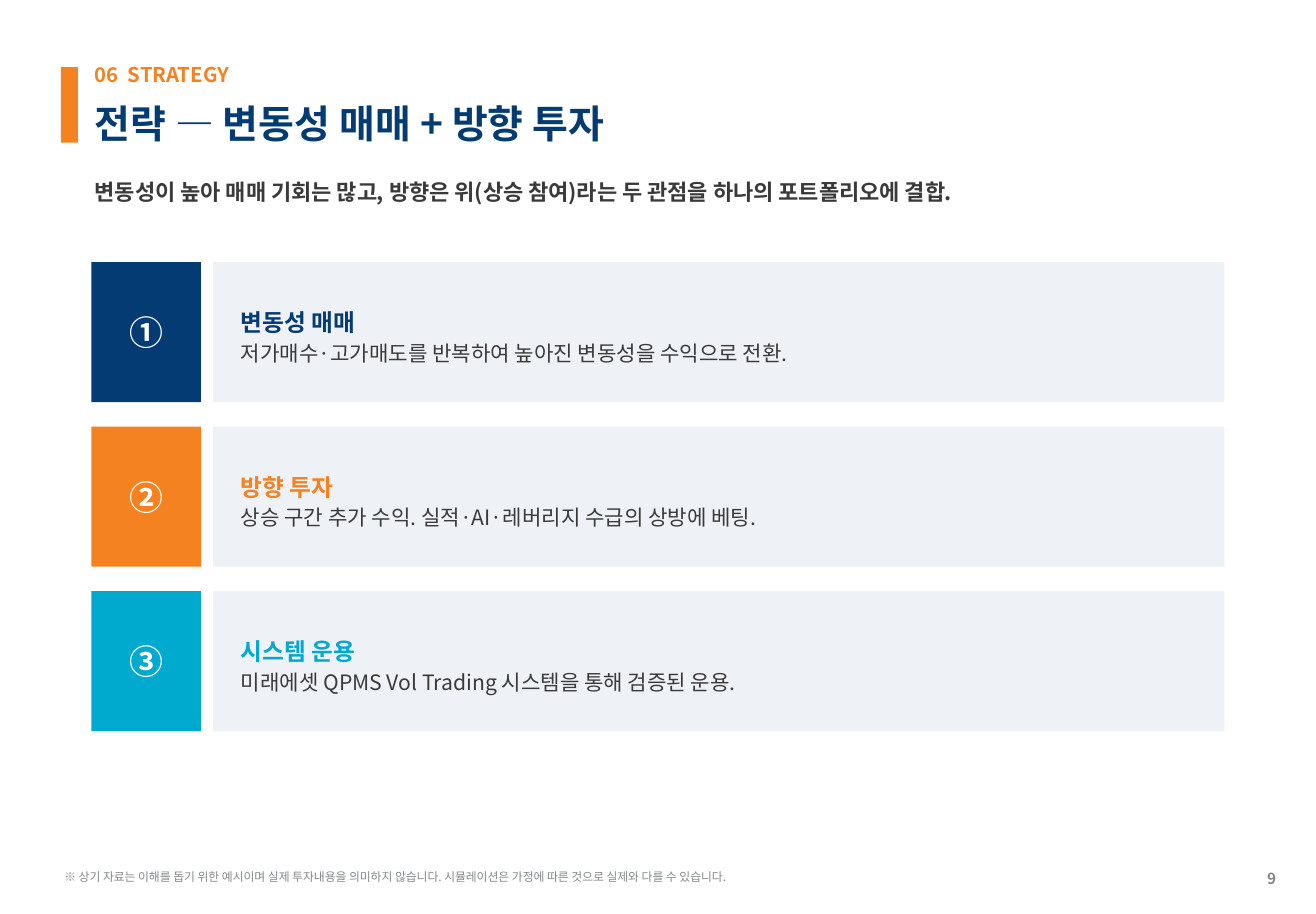
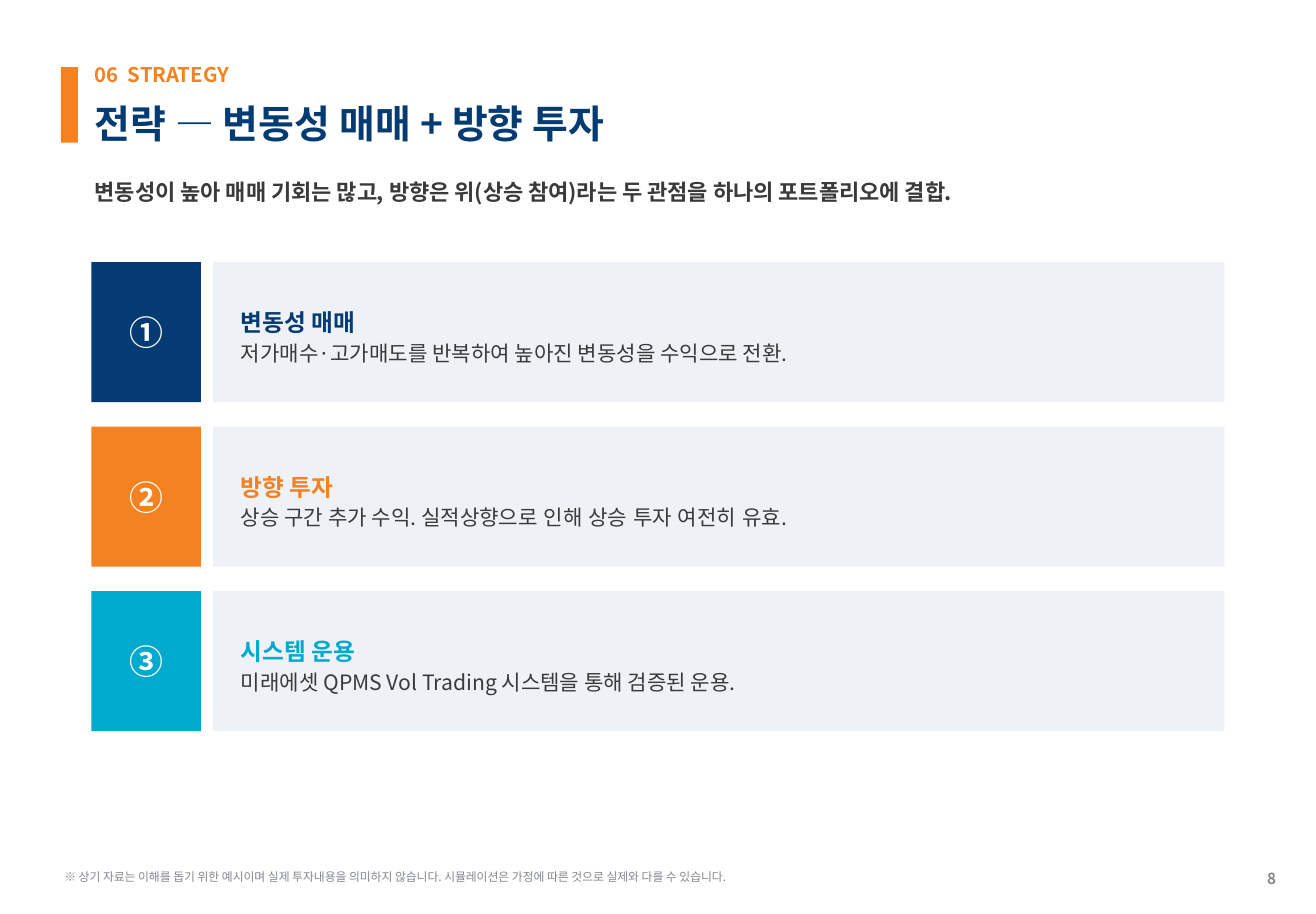
Before and after one commit to gamer383-bit/Volatility-Fund, a slide deck: slide 8 of 제안서/변동성하베스트펀드_KOSPI200_v1_20260715.pptx (slide 9 before the commit). Drawn at 1316x914 pixels with LibreOffice and Linux fonts; fonts in the diff are those of the drawing. Boxes give left, top, right and bottom in pixels: in the first picture for what was removed or moved away, otherwise in the second. Text is boxed around its words. In the diff, an @@ line names an element or a change of style, - is before the commit and + after.

```diff
--- a/제안서/변동성하베스트펀드_KOSPI200_v1_20260715.pptx
+++ b/제안서/변동성하베스트펀드_KOSPI200_v1_20260715.pptx
@@ text at (241, 507, 787, 527): text changed @@
-상승 구간 추가 수익. 실적·AI·레버리지 수급의 상방에 베팅.
+상승 구간 추가 수익. 실적상향으로 인해 상승 투자 여전히 유효.
```
Also in this commit, not shown: 9 other slides changed, 2 slides added, 1 slide removed, 5 other files.
